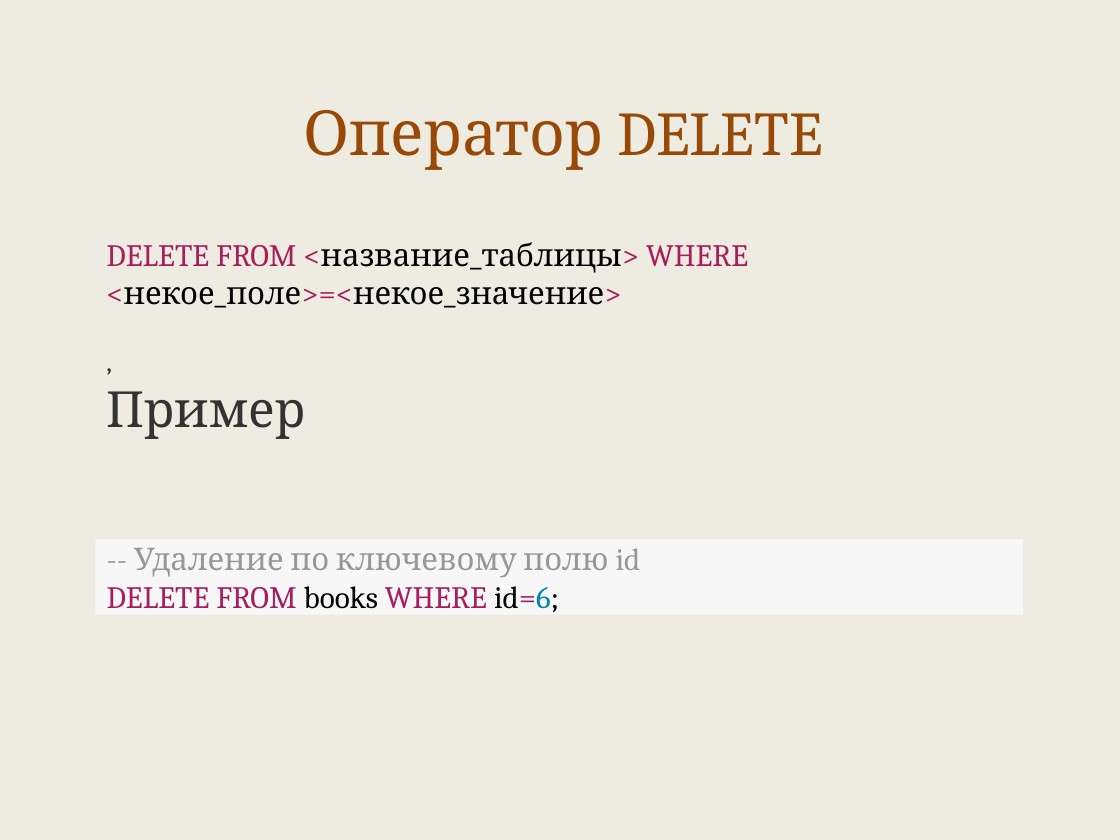
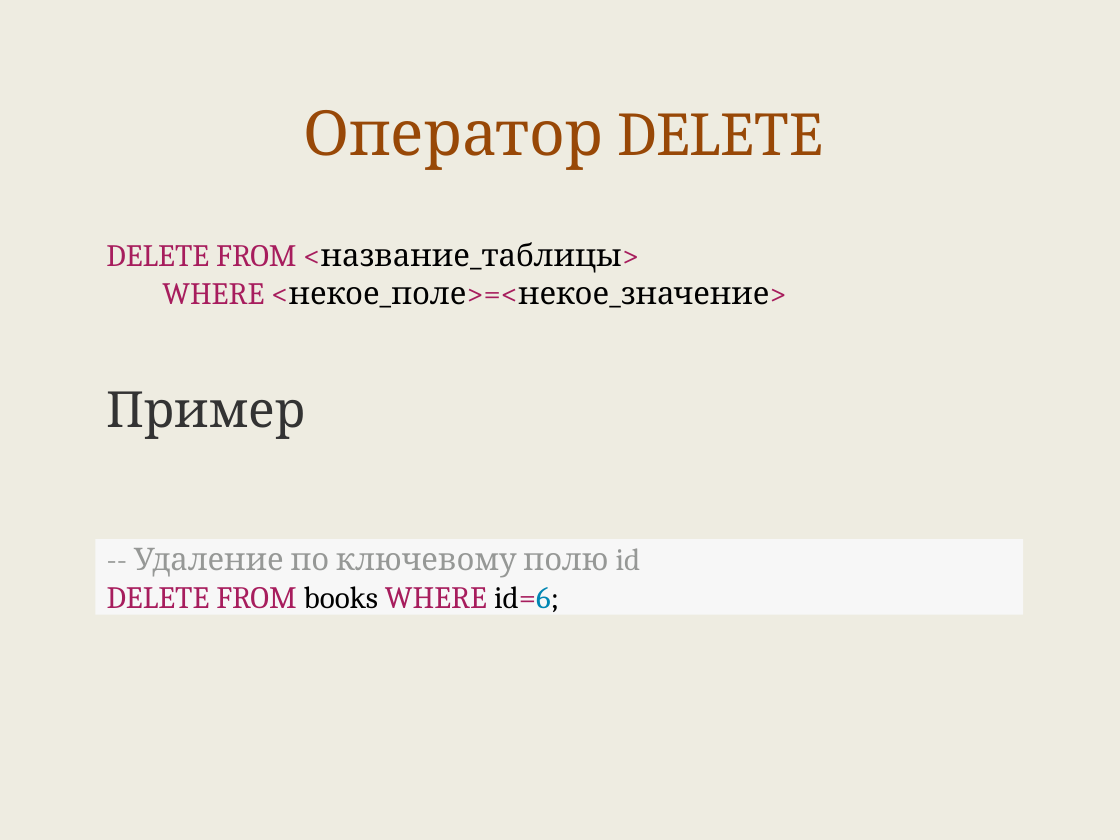
Before and after one commit to maxchv/LearnPython, a slide deck: slide 30 of week12/sql.pptx. Drawn at 1120x840 pixels with LibreOffice and Linux fonts; fonts in the diff are those of the drawing. Boxes give left, top, right and bottom in pixels: in the first picture for what was removed or moved away, otherwise in the second. Text is boxed around its words. In the diff, an @@ line names an element or a change of style, - is before the commit and + after.

```diff
--- a/week12/sql.pptx
+++ b/week12/sql.pptx
@@ text at [106,242,787,308]: text changed @@
-DELETE FROM <название_таблицы> WHERE <некое_поле>=<некое_значение>
-,
+DELETE FROM <название_таблицы>
+WHERE <некое_поле>=<некое_значение>
```
Also in this commit, not shown: 11 other slides changed, 1 slide added, 3 other files.
